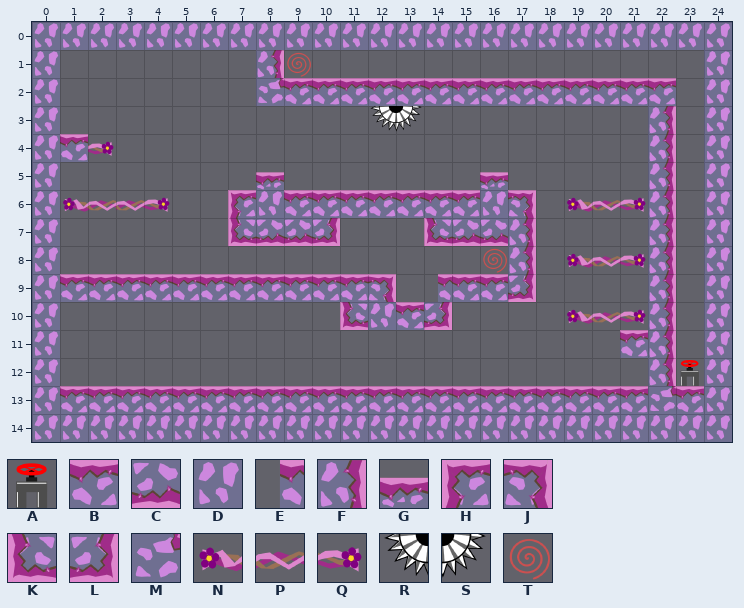
An edit to a level. Tiled map, android/assets/levels/ins_level_45.tmx. The picture above was drawn from the file before the commit.
Cells are 128x128 px. Shown: x 0..24, y 0..14.
Key: from "tiles_128x128": A 10; from "tiles_128x128_purple": B 0, C 1, D 4, E 5, F 10, G 14, H 18, J 19, K 27, L 28, M 33; from "tiles_128x128_vines": N 6, P 7, Q 8; from "tiles_oil_128x128": R 11, S 12, T 30.
_ is an empty cell.
Layers that did not change in this view are not listed.
Layer "graphics" before, first column x 0:
 0 DDDDDDDDDDDDDDDDDDDDDDDDD
 1 D_______FT______________D
 2 D_______MBBBBBBBBBBBBBB_D
 3 D___________RS________F_D
 4 DBQ___________________F_D
 5 D_______G_______G_____F_D
 6 DNPPQ__HDBBBBBBBDJ_NPQF_D
 7 D______KCCL___KCCF____F_D
 8 D_______________TF_NPQF_D
 9 DBBBBBBBBBBBJ_EBBL____F_D
10 D__________KDBL____NPQF_D
11 D____________________BF_D
12 D_____________________FAD
13 DBBBBBBBBBBBBBBBBBBBBBMBD
14 DDDDDDDDDDDDDDDDDDDDDDDDD
Now the later version:
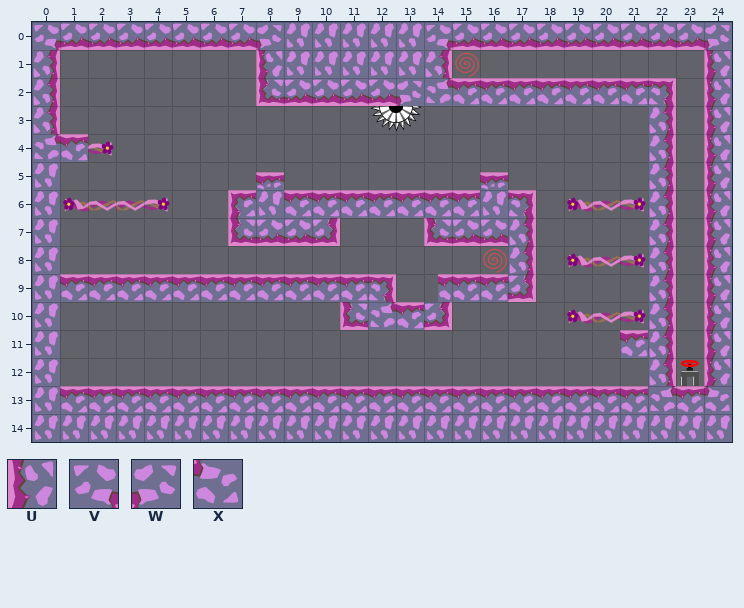
Further tiles: from "tiles_128x128_purple": U 9, V 24, W 25, X 34.
What changed:
Layer "graphics":
y 0: x 0..8 DDDDDDDDD -> VCCCCCCCW; x 14..24 DDDDDDDDDDD -> VCCCCCCCCCW
y 1: x 0 D -> F; x 8..15 FT______ -> UDDDDDFT; x 24 D -> U
y 2: x 0 D -> F; x 8..14 MBBBBBB -> KCCCCWM; x 22 B -> J; x 24 D -> U
y 3: x 0 D -> F; x 24 D -> U
y 4: x 0 D -> M; x 24 D -> U
y 5..9: x 24 D -> U
y 10: x 12 D -> M; x 24 D -> U
y 11..12: x 24 D -> U
y 13: x 24 D -> X
Changed places in both pictures, as pixel boxes (x1, y1, x2, y2):
changed: (33, 23, 731, 412)
